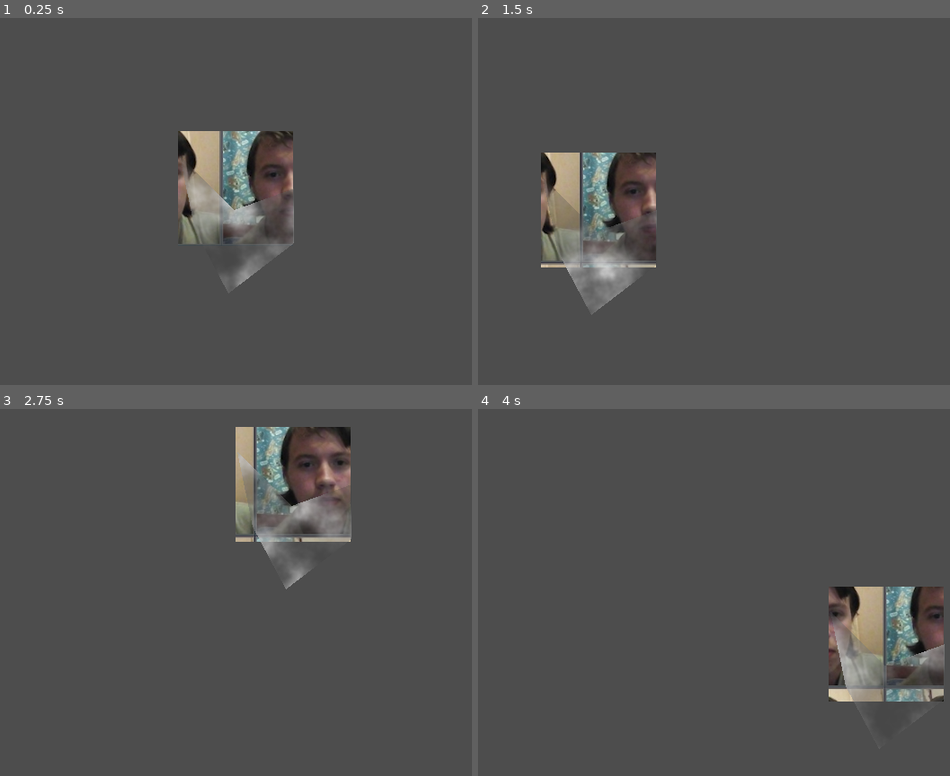
Above: before the commit, frames 1-4 (two rows, left to right).
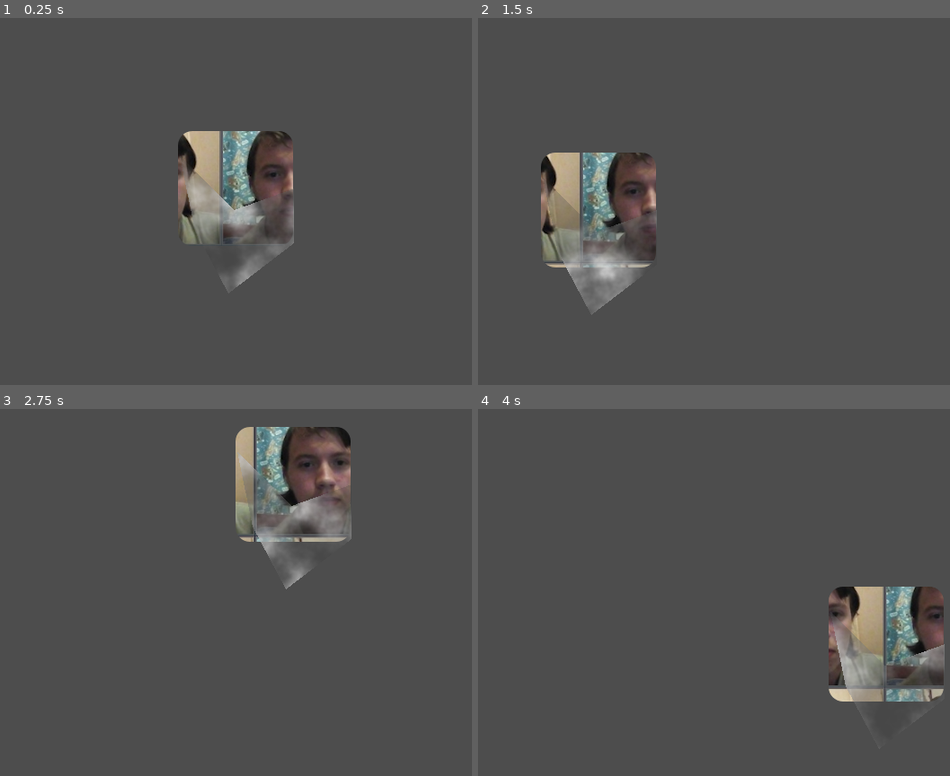
Above: after the commit, the same moments.

Repository: Cuckhands/pong-shaders
Game: Godot game, scene res://scenes/unmoving_plaid.tscn
The game is run twice, just before and just after one commit, with the same random seed, the same clock (stepped at 60 frames per second) and the same inputs. The project has no main scene, so this scene is started directly. The engine's default icon, where the game draws it, is replaced by a stand-in: a white triangle on a blue panel in a dark square.
Inputs (mouse positions are in pixels of both pictures, inside the frame that each line leads up to):
- Up to frame 1 (0.25 s): no input
- Up to frame 2 (1.5 s): move the mouse to (841, 168) at 0.52 s; move the mouse to (600, 208) at 1.27 s
- Up to frame 3 (2.75 s): move the mouse to (292, 486) at 2.02 s
- Up to frame 4 (4 s): move the mouse to (685, 665) at 2.77 s; move the mouse to (883, 643) at 3.52 s

The runs differ from the first frame. In frame 1, less than 0.1% of the frame differs, in the area x 37-63%, y 30-62%; in frame 2, 0.1%, in the area x 13-38%, y 36-68%; in frame 3, 0.1%; in frame 4, less than 0.1%.

Commit message:
Reintroduce important operation to chowder2D

Diff:
--- a/shaders/unmoving_plaid.gdshader
+++ b/shaders/unmoving_plaid.gdshader
@@ -4,7 +4,7 @@
  * This texture sets the background of the [b]Sprite2D[/b] or [b]Polygon2D[/b].
  * It will appear broken in the editor until you assign a [b]Texture Size[/b].
  */
-uniform sampler2D background_texture: source_color;
+uniform sampler2D background_texture : source_color, repeat_enable;
 /**
  * This vec2 sets the draw size of the assigned [b]Background Texture[/b].
  * Manual assignment of size is recommended, but it [i]is[/i] possible to do so at initialization.
@@ -45,6 +45,6 @@
 	// Apply the background texture and mask out the alpha channel from the
 	// Sprite2D texture or Polygon2D shape that this shader is attached to
 	vec4 bg_color = texture(background_texture, bg_uv);
-	float mask = texture(TEXTURE, UV).a;
-	COLOR = vec4(bg_color);
+	float mask = bg_color.a * texture(TEXTURE, UV).a;
+	COLOR = vec4(bg_color.rgb, mask);
 }
